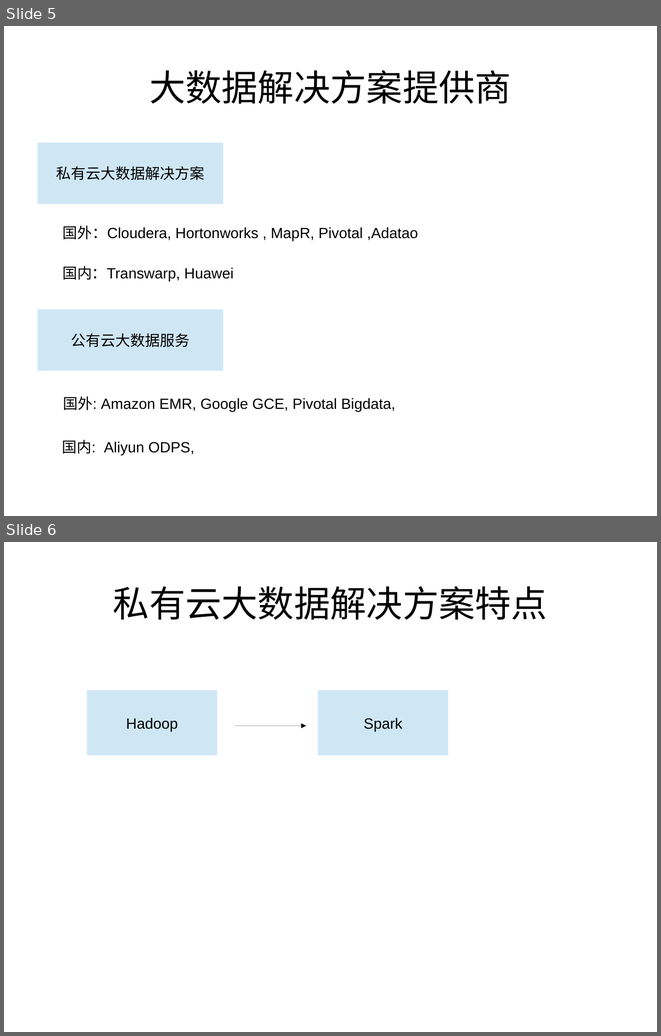
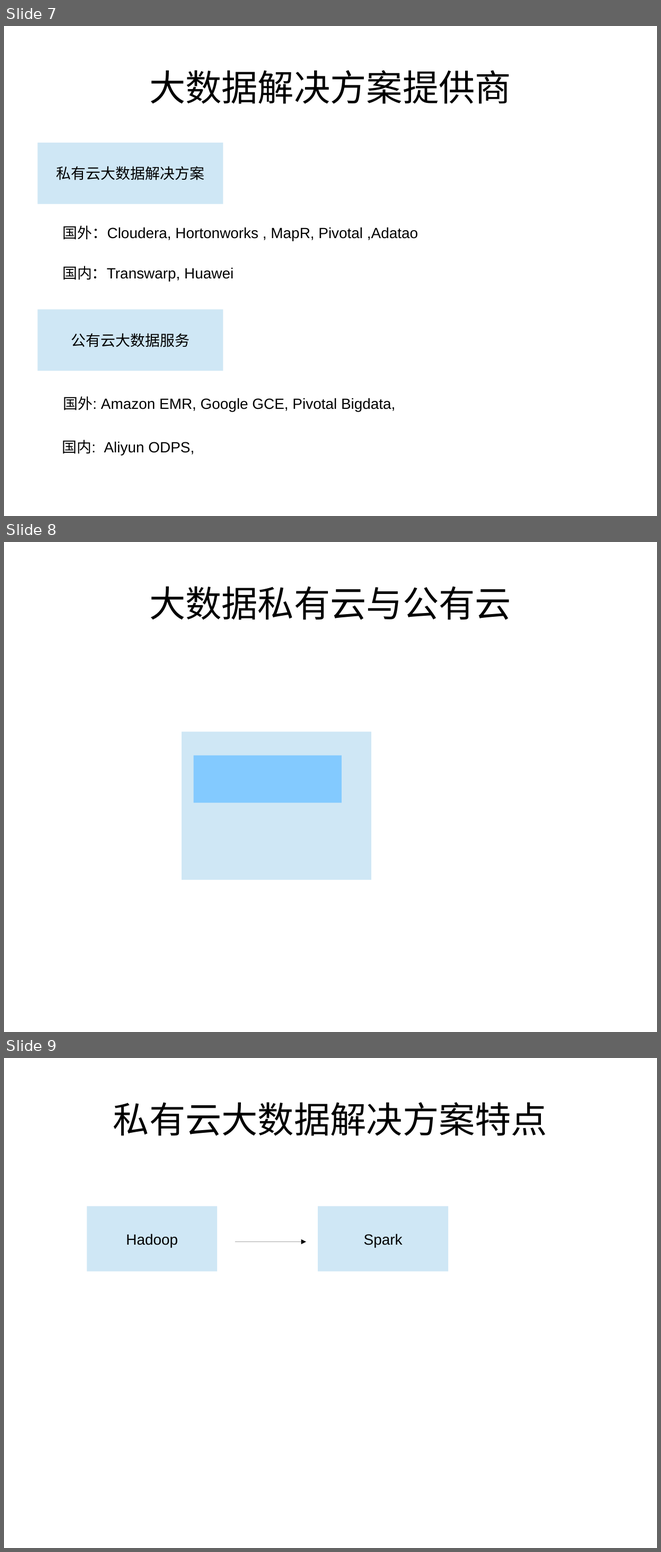
Before and after one commit to zouzhberk/Notes, a slide deck: bigdata/about-bigdata-product.odp. Shown one above the other, each under a label of ours: slides 5 and 6 before the commit, slides 7, 8 and 9 after it. The pictures are 661x1036 and 661x1552 pixels, drawn with LibreOffice and Linux fonts; fonts in the diff are those of the drawing. Boxes give left, top, right and bottom in pixels: in the first picture for what was removed or moved away, otherwise in the second. Text is boxed around its words. In the diff, an @@ line names an element or a change of style, - is before the commit and + after.

```diff
--- a/bigdata/about-bigdata-product.odp
+++ b/bigdata/about-bigdata-product.odp
@@ slide 8 added at <box>4,542,657,1032</box>, background #FFFFFF @@
@@ title added at <box>149,586,511,620</box>, 44 pt, text #000000 @@
+大数据私有云与公有云
@@ rectangle added at <box>182,732,371,880</box>, fill #CFE7F5 @@
@@ rectangle added at <box>194,755,342,803</box>, fill #83CAFF @@
@@ what was slide 5 is now slide 7 @@
@@ what was slide 6 is now slide 9 @@
```
Also in this commit, not shown: 1 slide changed, 5 other slides added, 1 slide removed, 2 other files.
